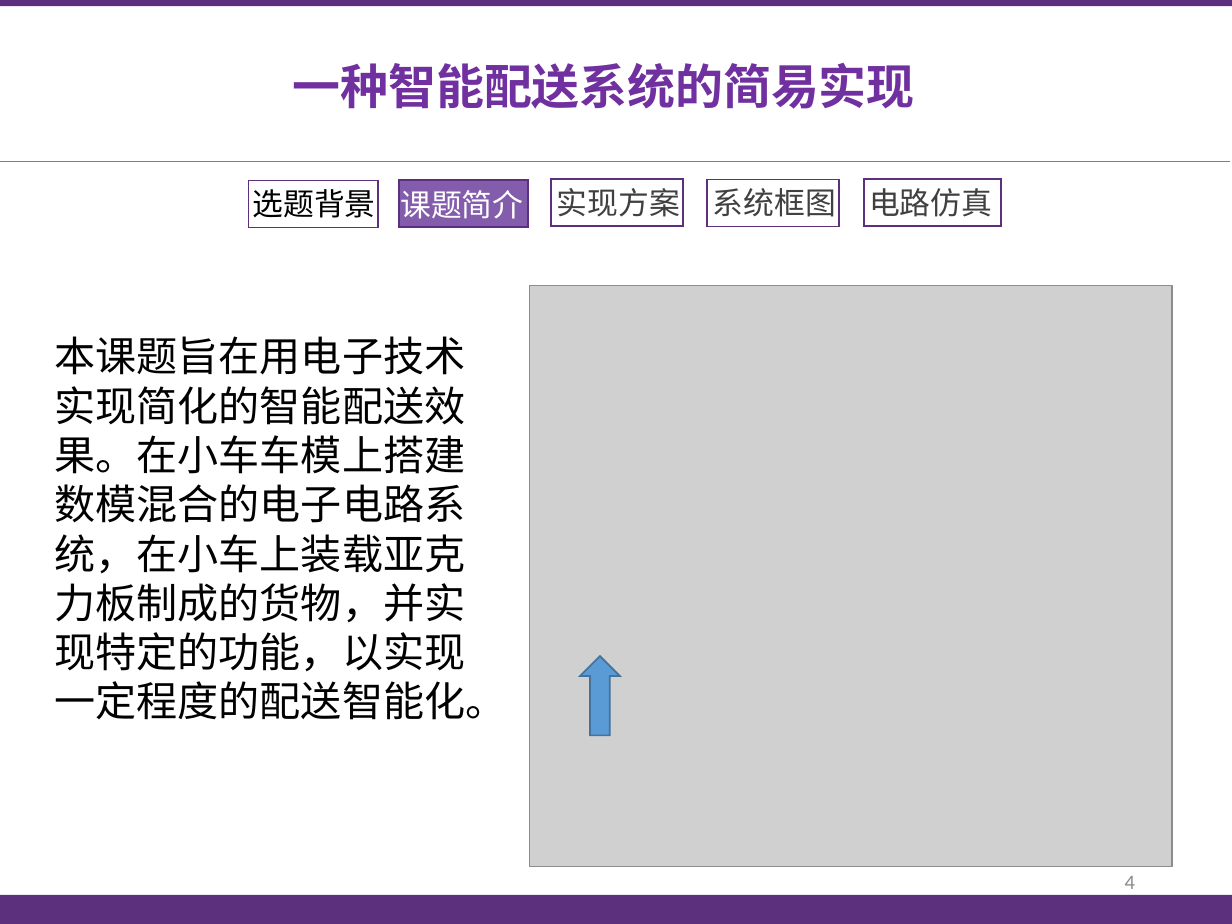
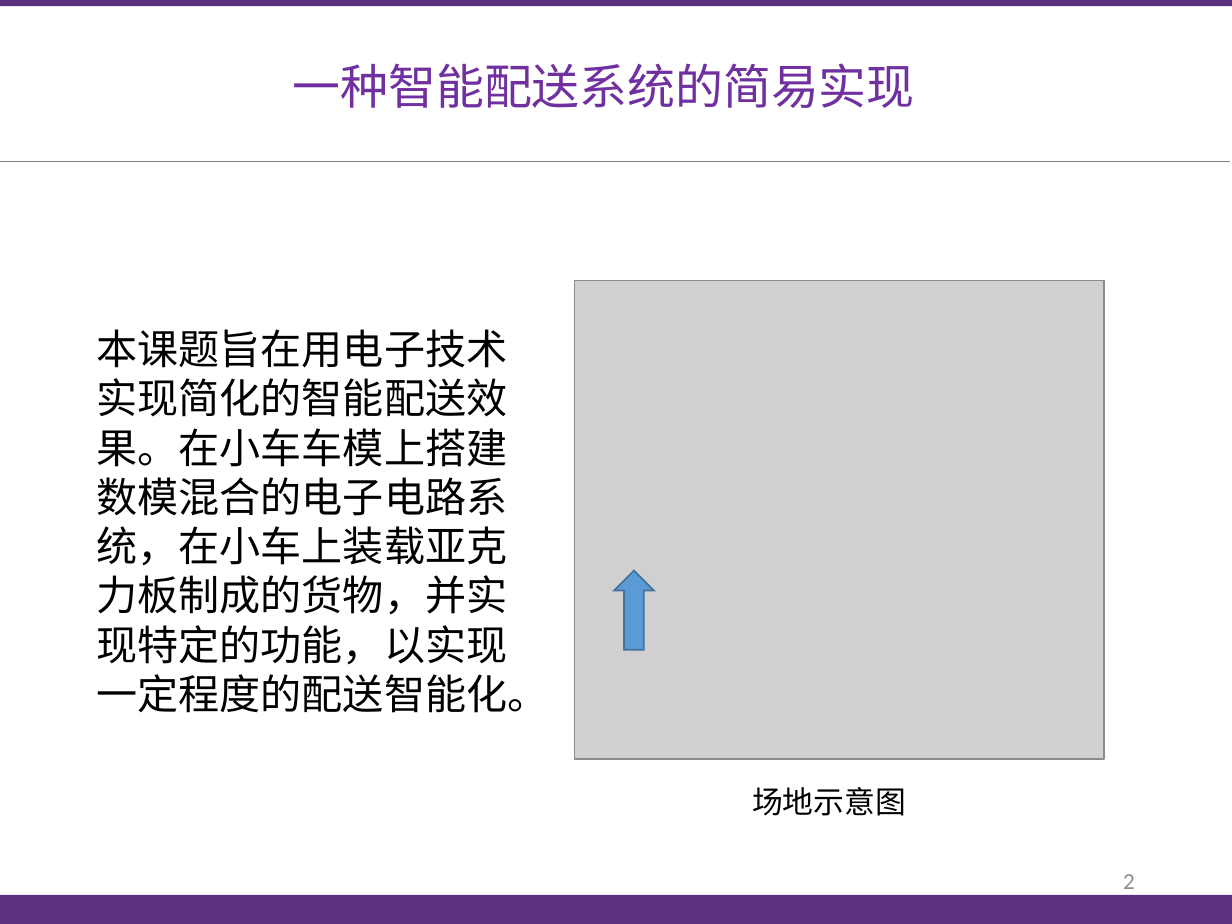
Before and after one commit to jameswhqi/summer-electronics, a slide deck: slide 2 of final_report/答辩_祁文浩_康梓峰.pptx (slide 4 before the commit). Drawn at 1232x924 pixels with LibreOffice and Linux fonts; fonts in the diff are those of the drawing; grey boxes stand for pictures. Boxes give left, top, right and bottom in pixels: in the first picture for what was removed or moved away, otherwise in the second. Text is boxed around its words. In the diff, an @@ line names an element or a change of style, - is before the commit and + after.

```diff
--- a/final_report/答辩_祁文浩_康梓峰.pptx
+++ b/final_report/答辩_祁文浩_康梓峰.pptx
@@ text "一种智能配送系统的简易实现" at (293, 63, 915, 108): font Noto Sans CJK SC to Roboto, bold off @@
@@ rectangle removed at (551, 179, 683, 225) @@
@@ rectangle removed at (864, 179, 1000, 225) @@
@@ rectangle removed at (249, 180, 378, 227) @@
@@ text removed at (253, 189, 376, 218) @@
-选题背景
@@ rectangle removed at (399, 180, 529, 227) @@
@@ text removed at (400, 190, 523, 219) @@
-课题简介
@@ text removed at (557, 188, 680, 217) @@
-实现方案
@@ rectangle removed at (707, 180, 839, 227) @@
@@ text removed at (713, 188, 836, 217) @@
-系统框图
@@ text removed at (869, 188, 992, 217) @@
-电路仿真
@@ picture: place and size @@
-picture at (530, 286, 1173, 866)
+picture at (574, 281, 1104, 760)
@@ text "本课题旨在用电子技术实现简化的智能配送效果。在小车车模上搭建数模混合的电子电路系统，在小车上装载亚克力板制成的货物，并实 ...": place and size @@
-text "本课题旨在用电子技术实现简化的智能配送效果。在小车车模上搭建数模混合的电子电路系统，在小车上装载亚克力板制成的货物，并实 ..." at (55, 336, 507, 720)
+text "本课题旨在用电子技术实现简化的智能配送效果。在小车车模上搭建数模混合的电子电路系统，在小车上装载亚克力板制成的货物，并实 ..." at (97, 329, 549, 713)
@@ text "本课题旨在用电子技术实现简化的智能配送效果。在小车车模上搭建数模混合的电子电路系统，在小车上装载亚克力板制成的货物，并实 ..." at (97, 329, 549, 713): font Noto Sans CJK SC to Lato @@
@@ down arrow: place and size @@
-down arrow at (580, 657, 620, 736)
+down arrow at (614, 570, 653, 649)
@@ text added at (752, 787, 906, 816), 18 pt, text #000000 @@
+场地示意图
@@ page number at (1123, 874, 1135, 889): text changed; font Calibri to Lato @@
-4
+2
```
Also in this commit, not shown: 7 other slides changed, 14 slides added, 11 slides removed, 6 other files.
